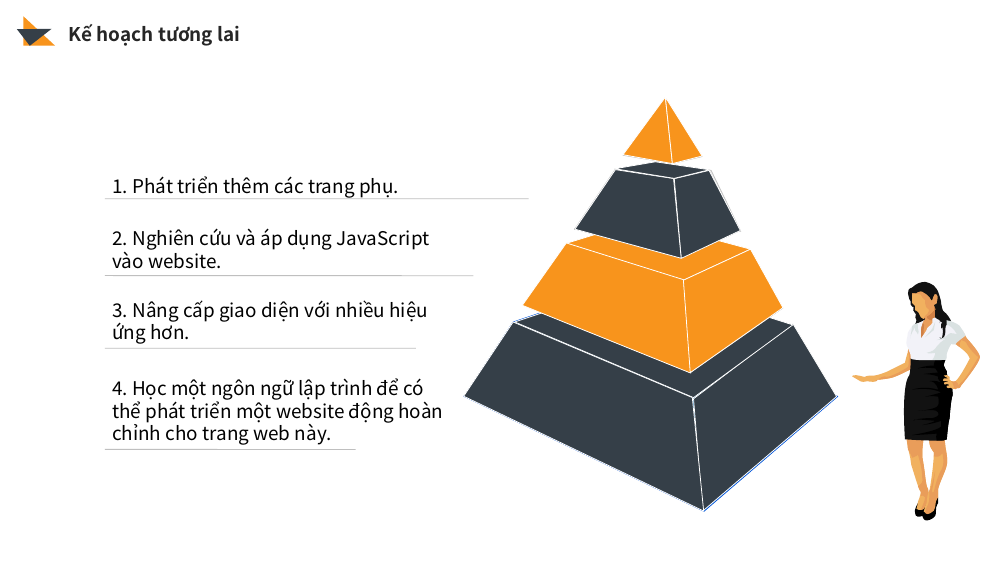
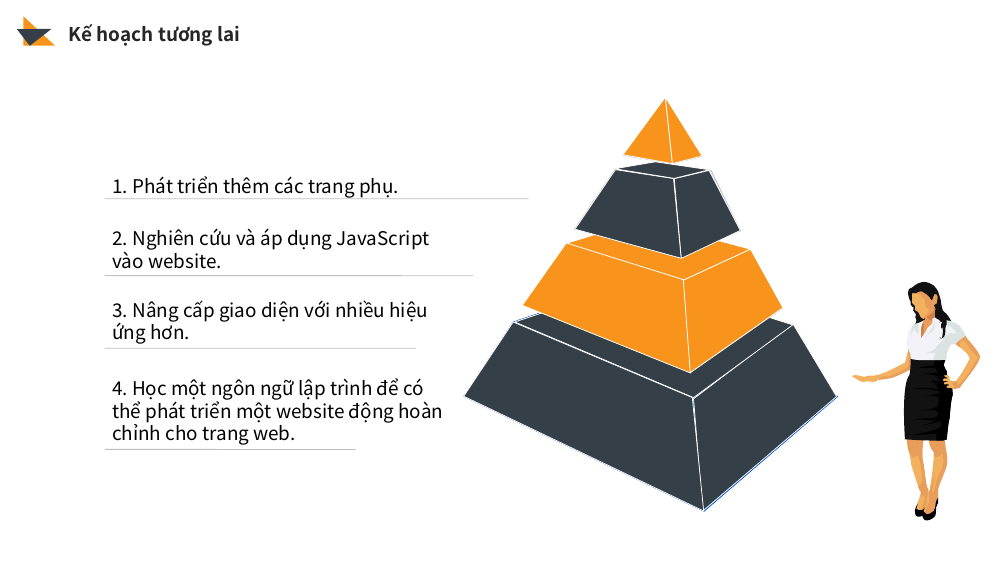
Before and after one commit to phucbinh1609/FoodEats, a slide deck: slide 7 of Slide_Code4Fun_TruongPhucBinh_FoodEats.pptx. Drawn at 1008x567 pixels with LibreOffice and Linux fonts; fonts in the diff are those of the drawing. Boxes give left, top, right and bottom in pixels: in the first picture for what was removed or moved away, otherwise in the second. Text is boxed around its words. In the diff, an @@ line names an element or a change of style, - is before the commit and + after.

```diff
--- a/Slide_Code4Fun_TruongPhucBinh_FoodEats.pptx
+++ b/Slide_Code4Fun_TruongPhucBinh_FoodEats.pptx
@@ text at (112,378,443,445): text changed @@
-4. Học một ngôn ngữ lập trình để có thể phát triển một website động hoàn chỉnh cho trang web này.
+4. Học một ngôn ngữ lập trình để có thể phát triển một website động hoàn chỉnh cho trang web.
```
Also in this commit, not shown: 2 other slides changed, 18 other files.
